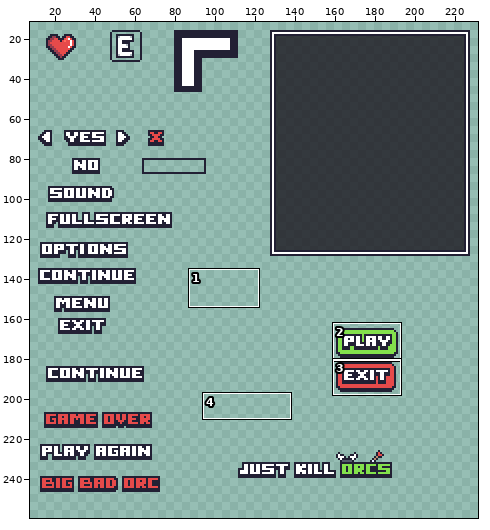
Two versions of one pixel-art file, Game Art/UI/UI Collection.aseprite. Above: a wide view before the commit, with the close-up outlined.
Close-up. Earlier state:
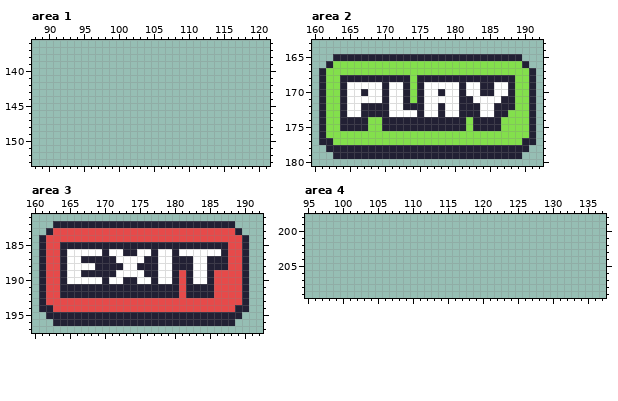
320x320 pixels, 1 frame. Shown: area 1: x 88..121, y 136..153; area 2: x 160..192, y 163..180; area 3: x 160..192, y 181..197; area 4: x 95..137, y 198..209. The wide view leaves out empty margins. The commit also changed other parts of the picture, which this record leaves out.
After:
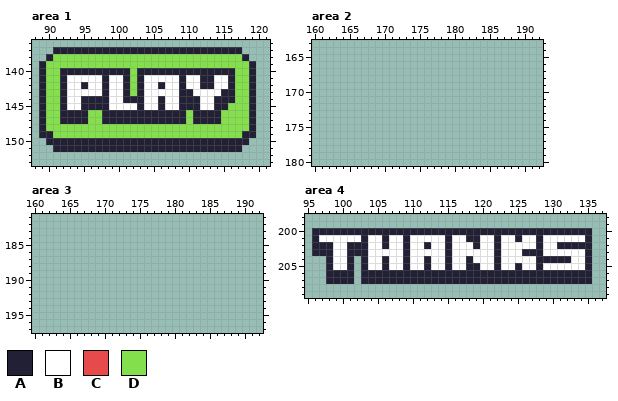
Palette (. is transparent): A #222034  B #ffffff  C #e64a4a  D #83e04c
What changed:
--- area 1
@@ x 88..121 @@
 136 ..................................
-137 ..................................
-138 ..................................
-139 ..................................
-140 ..................................
-141 ..................................
-142 ..................................
-143 ..................................
-144 ..................................
-145 ..................................
-146 ..................................
-147 ..................................
-148 ..................................
-149 ..................................
-150 ..................................
-151 ..................................
+137 ...AAAAAAAAAAAAAAAAAAAAAAAAAAA....
+138 ..ADDDDDDDDDDDDDDDDDDDDDDDDDDDA...
+139 .ADDDDDDDDDDDDDDDDDDDDDDDDDDDDDA..
+140 .ADDAAAAAAAAAADAAAAAAAAAAAAAADDA..
+141 .ADDABBBBBABBADABBBBBABBAABBADDA..
+142 .ADDABBABBABBADABBABBABBAABBADDA..
+143 .ADDABBBBBABBADABBBBBAABBBBAADDA..
+144 .ADDABBAAAABBAAABBABBAAABBAAADDA..
+145 .ADDABBAAAABBBBABBABBAAABBAADDDA..
+146 .ADDAAAADDAAAAAAAAAAAADAAAADDDDA..
+147 .ADDAAAADDAAAAAAAAAAAADAAAADDDDA..
+148 .ADDDDDDDDDDDDDDDDDDDDDDDDDDDDDA..
+149 .AADDDDDDDDDDDDDDDDDDDDDDDDDDDAA..
+150 ..AAAAAAAAAAAAAAAAAAAAAAAAAAAAA...
+151 ...AAAAAAAAAAAAAAAAAAAAAAAAAAA....
 152 ..................................
--- area 2
@@ x 160..192 @@
 164 .................................
-165 ...AAAAAAAAAAAAAAAAAAAAAAAAAAA...
-166 ..ADDDDDDDDDDDDDDDDDDDDDDDDDDDA..
-167 .ADDDDDDDDDDDDDDDDDDDDDDDDDDDDDA.
-168 .ADDAAAAAAAAAADAAAAAAAAAAAAAADDA.
-169 .ADDABBBBBABBADABBBBBABBAABBADDA.
-170 .ADDABBABBABBADABBABBABBAABBADDA.
-171 .ADDABBBBBABBADABBBBBAABBBBAADDA.
-172 .ADDABBAAAABBAAABBABBAAABBAAADDA.
-173 .ADDABBAAAABBBBABBABBAAABBAADDDA.
-174 .ADDAAAADDAAAAAAAAAAAADAAAADDDDA.
-175 .ADDAAAADDAAAAAAAAAAAADAAAADDDDA.
-176 .ADDDDDDDDDDDDDDDDDDDDDDDDDDDDDA.
-177 .AADDDDDDDDDDDDDDDDDDDDDDDDDDDAA.
-178 ..AAAAAAAAAAAAAAAAAAAAAAAAAAAAA..
-179 ...AAAAAAAAAAAAAAAAAAAAAAAAAAA...
+165 .................................
+166 .................................
+167 .................................
+168 .................................
+169 .................................
+170 .................................
+171 .................................
+172 .................................
+173 .................................
+174 .................................
+175 .................................
+176 .................................
+177 .................................
+178 .................................
+179 .................................
 180 .................................
--- area 3
@@ x 160..192 @@
 181 .................................
-182 ...AAAAAAAAAAAAAAAAAAAAAAAAAA....
-183 ..ACCCCCCCCCCCCCCCCCCCCCCCCCCA...
-184 .ACCCCCCCCCCCCCCCCCCCCCCCCCCCCA..
-185 .ACCAAAAAAAAAAAAAAAAAAAAAAAACCA..
-186 .ACCABBBBBABBAABBABBABBBBBBACCA..
-187 .ACCABBAAAAABBBBAABBAAABBAAACCA..
-188 .ACCABBBBAAAABBAAABBAAABBAAACCA..
-189 .ACCABBAAAAABBBBAABBACABBACCCCA..
-190 .ACCABBBBBABBAABBABBACABBACCCCA..
-191 .ACCAAAAAAAAAAAAAAAAACAAAACCCCA..
-192 .ACCAAAAAAAAAAAAAAAAACAAAACCCCA..
-193 .ACCCCCCCCCCCCCCCCCCCCCCCCCCCCA..
-194 .AACCCCCCCCCCCCCCCCCCCCCCCCCCAA..
-195 ..AAAAAAAAAAAAAAAAAAAAAAAAAAAA...
-196 ...AAAAAAAAAAAAAAAAAAAAAAAAAA....
+182 .................................
+183 .................................
+184 .................................
+185 .................................
+186 .................................
+187 .................................
+188 .................................
+189 .................................
+190 .................................
+191 .................................
+192 .................................
+193 .................................
+194 .................................
+195 .................................
+196 .................................
 197 .................................
--- area 4
@@ x 95..137 @@
 199 ...........................................
-200 ...........................................
-201 ...........................................
-202 ...........................................
-203 ...........................................
-204 ...........................................
-205 ...........................................
-206 ...........................................
-207 ...........................................
+200 .AAAAAAAAAAAAAAAAAAAAAAAAAAAAAAAAAAAAAAAA..
+201 .ABBBBBBABBABBABBBBBABBAABBABBABBABBBBBBA..
+202 .AAABBAAABBABBABBABBABBBABBABBBBBABBAAAAA..
+203 .AAABBAAABBBBBABBBBBABBBBBBABBBAAABBBBBBA..
+204 ...ABBA.ABBABBABBABBABBABBBABBBBBAAAAABBA..
+205 ...ABBA.ABBABBABBABBABBAABBABBABBABBBBBBA..
+206 ...AAAA.AAAAAAAAAAAAAAAAAAAAAAAAAAAAAAAAA..
+207 ...AAAA.AAAAAAAAAAAAAAAAAAAAAAAAAAAAAAAAA..
 208 ...........................................
